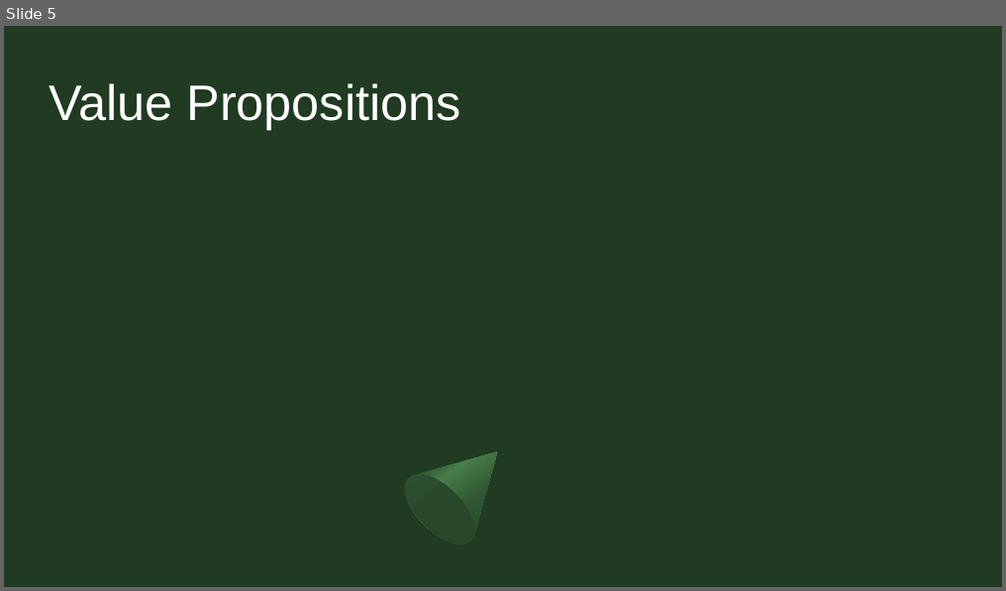
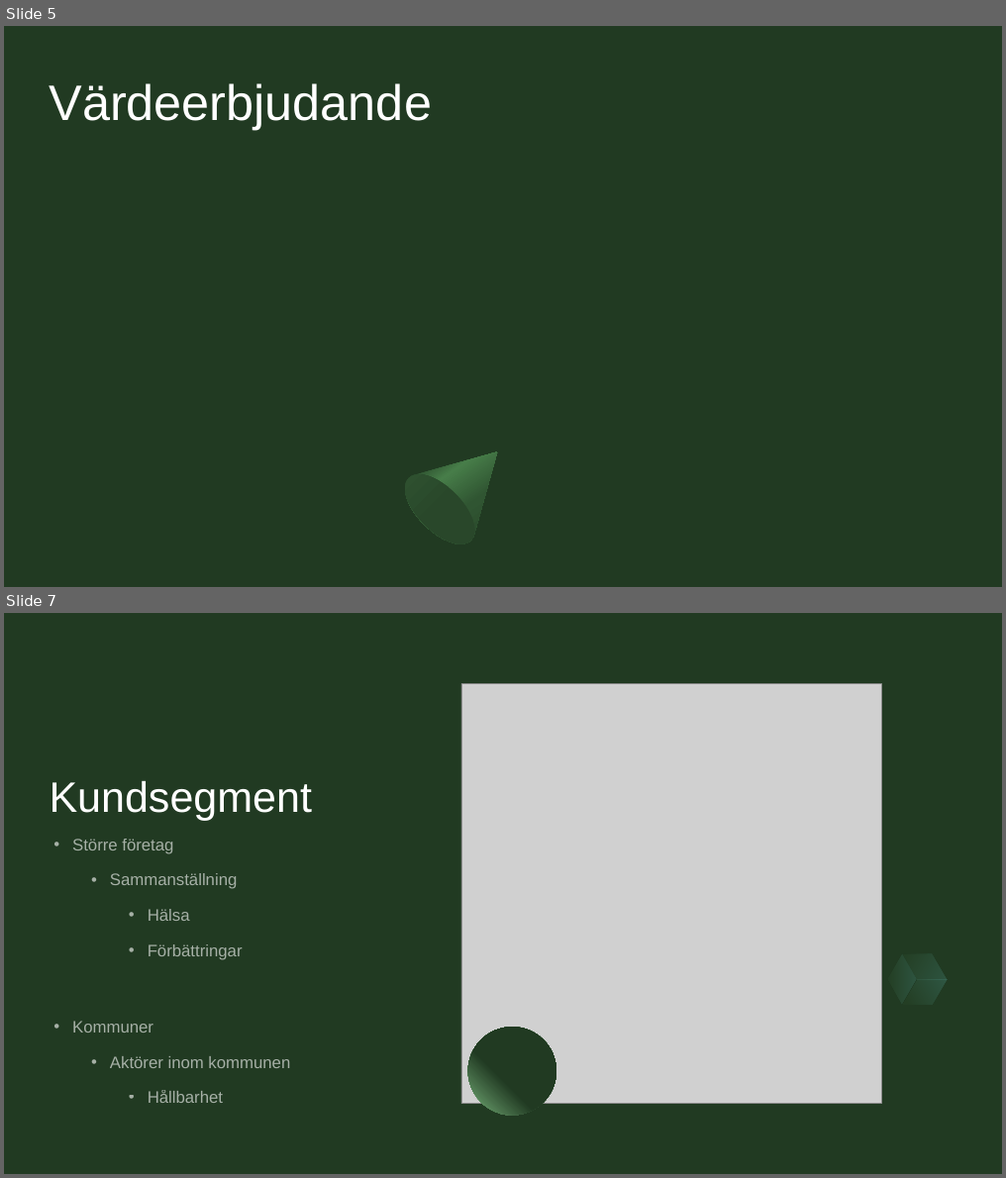
Before and after one commit to Sjofil/HASAB-IDA3, a slide deck: Business Canvas Model/Business canvas model.pptx. Shown one above the other, each under a label of ours: slide 5 before the commit, slides 5 and 7 after it; the slides between them are not shown. The pictures are 1006x591 and 1006x1178 pixels, drawn with LibreOffice and Linux fonts; fonts in the diff are those of the drawing; grey boxes stand for pictures. Boxes give left, top, right and bottom in pixels: in the first picture for what was removed or moved away, otherwise in the second. Text is boxed around its words. In the diff, an @@ line names an element or a change of style, - is before the commit and + after.

```diff
--- a/Business Canvas Model/Business canvas model.pptx
+++ b/Business Canvas Model/Business canvas model.pptx
@@ slide 7 added at [4,613,1002,1174], background #213A22 @@
@@ rectangle added at [4,613,1002,1174], fill #213A22 @@
@@ picture added at [461,683,881,1103] @@
@@ title added at [50,780,312,821], 41 pt, text #FFFFFF @@
+Kundsegment
@@ text added at [72,839,290,1103], 16 pt, text #FFFFFF at 60% opacity @@
+• Större företag
+  • Sammanställning
+    • Hälsa
+    • Förbättringar
+• Kommuner
+  • Aktörer inom kommunen
+    • Hållbarhet
@@ freeform shape added at [881,955,925,1005], fill gradient #305532 to #71DCE0 @@
@@ freeform shape added at [895,942,954,993], fill gradient #305532 to #71DCE0 @@
@@ freeform shape added at [902,966,946,1018], fill gradient #305532 to #71DCE0 @@
@@ ellipse added at [468,1027,556,1115], fill gradient #213A22 to #79B37C @@
@@ slide 5 changed as well @@
@@ title at [50,83,432,130]: text changed @@
-Value Propositions
+Värdeerbjudande
```
Also in this commit, not shown: 6 other slides changed, 2 other slides added, 3 slides removed.
